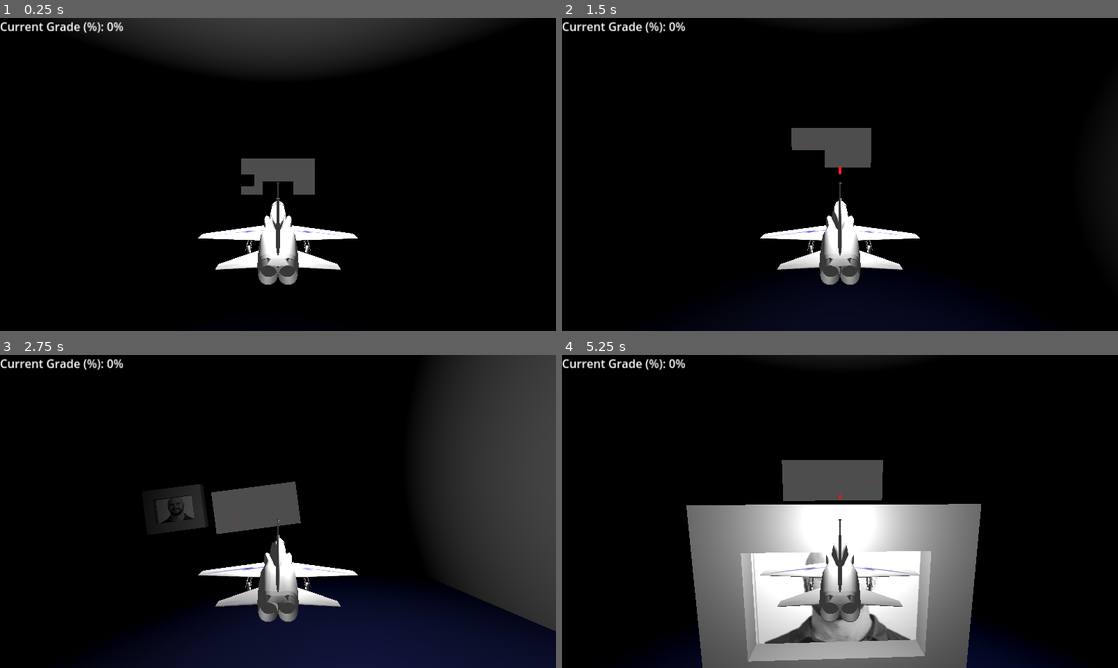
Above: before the commit, frames 1-4 (two rows, left to right).
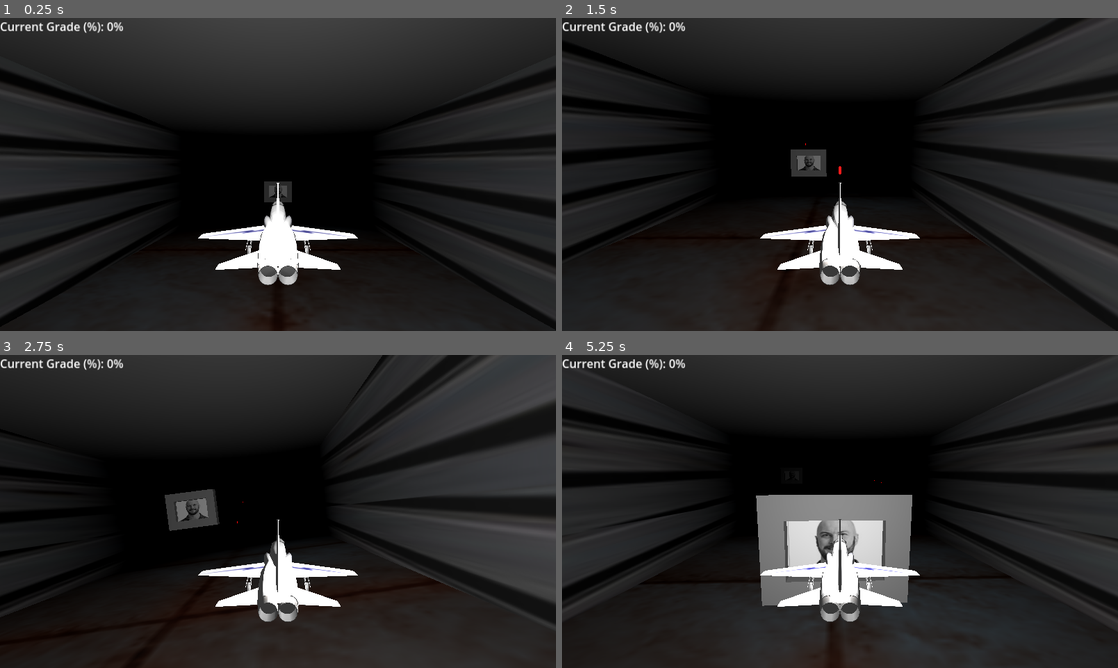
Above: after the commit, the same moments.

Repository: IanMillican/CS2053Project
Game: Godot game, scene res://jetRes/JetLvl.tscn
The game is run twice, just before and just after one commit, with the same random seed, the same clock (stepped at 60 frames per second) and the same inputs. This scene is started directly instead of the project's main scene.
Inputs:
- Up to frame 1 (0.25 s): no input
- Up to frame 2 (1.5 s): tap Enter at 0.5 s; hold Right (ui_right) 0.53-1.28 s; hold Space (shoot) 0.53-1.28 s; hold Down (ui_down) from 1.28 s (still down); tap Space (shoot) at 1.35 s
- Up to frame 3 (2.75 s): release Down (ui_down) at 2.03 s; hold Right (ui_right) from 2.03 s (still down); hold Space (shoot) from 2.03 s (still down)
- Up to frame 4 (5.25 s): release Right (ui_right) at 2.78 s; release Space (shoot) at 2.78 s; hold Up (ui_up) 2.78-3.53 s; tap Space (shoot) at 2.85, 4.35 s; hold Space (shoot) 3.53-4.28 s; hold Left (ui_left) 3.53-5.03 s; hold Down (ui_down) from 5.03 s (still down); hold Space (shoot) from 5.03 s (still down)

The runs differ from the first frame. In frame 1, 57% of the frame differs, in the area x 0-100%, y 0-100%; in frame 2, 61%; in frame 3, 53%; in frame 4, 76%.

Commit message:
Finished adding all mini-ians, extended the level, added music and sound fx, and added finish line

Diff:
--- a/cs2053-thegame/jetRes/JetLvl.tscn
+++ b/cs2053-thegame/jetRes/JetLvl.tscn
@@ -1,52 +1,121 @@
-[gd_scene load_steps=24 format=3 uid="uid://clfrjeeup7mqp"]
+[gd_scene load_steps=47 format=3 uid="uid://clfrjeeup7mqp"]
 
 [ext_resource type="PackedScene" uid="uid://bicqibepmprw5" path="res://jetRes/jet.tscn" id="1_7pk40"]
 [ext_resource type="Script" path="res://jetRes/jet_lvl.gd" id="1_bjplq"]
 [ext_resource type="Texture2D" uid="uid://dys3l260bx3oe" path="res://FinalBoss.png" id="3_0m0qx"]
 [ext_resource type="Script" path="res://jetRes/ians.gd" id="3_1ocu7"]
+[ext_resource type="Texture2D" uid="uid://uvj57fcdaknj" path="res://jetRes/camera_lens_casing.jpg" id="3_2l5mm"]
 [ext_resource type="PackedScene" uid="uid://bogignha6ra2e" path="res://jetRes/ian_mob.tscn" id="3_j21d8"]
+[ext_resource type="Texture2D" uid="uid://ct884bx3j5nv" path="res://jetRes/metal_plates.png" id="3_jkkgn"]
+[ext_resource type="AudioStream" uid="uid://c6b1dprlbwqu1" path="res://jetRes/The Nightclub.wav" id="4_fvjk7"]
 [ext_resource type="PackedScene" uid="uid://cfliitpkvov0w" path="res://jetRes/projectile.tscn" id="4_viloa"]
 [ext_resource type="Script" path="res://jetRes/big_ian.gd" id="6_u66xp"]
-
-[sub_resource type="FastNoiseLite" id="FastNoiseLite_y84jo"]
-noise_type = 2
-
-[sub_resource type="NoiseTexture2D" id="NoiseTexture2D_ye6ac"]
-noise = SubResource("FastNoiseLite_y84jo")
-
-[sub_resource type="StandardMaterial3D" id="StandardMaterial3D_5xqsd"]
-albedo_color = Color(0.156863, 0.305882, 1, 1)
-albedo_texture = SubResource("NoiseTexture2D_ye6ac")
+[ext_resource type="AudioStream" uid="uid://du8o0vk3mkw85" path="res://jetRes/348164__djfroyd__laser-one-shot-1.wav" id="10_8xbyr"]
+
+[sub_resource type="StandardMaterial3D" id="StandardMaterial3D_sglao"]
+albedo_texture = ExtResource("3_jkkgn")
+metallic = 0.53
+uv1_scale = Vector3(5, 5, 5)
 
 [sub_resource type="BoxMesh" id="BoxMesh_el3rj"]
-material = SubResource("StandardMaterial3D_5xqsd")
+material = SubResource("StandardMaterial3D_sglao")
 size = Vector3(500, 1, 500)
 
 [sub_resource type="BoxShape3D" id="BoxShape3D_ky1lw"]
 size = Vector3(500, 1, 500)
 
+[sub_resource type="BoxMesh" id="BoxMesh_y8t2g"]
+material = SubResource("StandardMaterial3D_sglao")
+size = Vector3(500, 1, 500)
+
+[sub_resource type="BoxShape3D" id="BoxShape3D_058xt"]
+size = Vector3(500, 1, 500)
+
+[sub_resource type="BoxMesh" id="BoxMesh_7p70o"]
+material = SubResource("StandardMaterial3D_sglao")
+size = Vector3(500, 1, 500)
+
+[sub_resource type="BoxShape3D" id="BoxShape3D_ybejd"]
+size = Vector3(500, 1, 500)
+
+[sub_resource type="StandardMaterial3D" id="StandardMaterial3D_7i5q4"]
+albedo_texture = ExtResource("3_2l5mm")
+metallic_specular = 0.72
+uv1_scale = Vector3(3, 3, 3)
+
 [sub_resource type="BoxMesh" id="BoxMesh_ufq2q"]
+lightmap_size_hint = Vector2i(2509, 3007)
+material = SubResource("StandardMaterial3D_7i5q4")
+uv2_padding = 2.49
 size = Vector3(1, 50, 500)
 
 [sub_resource type="BoxShape3D" id="BoxShape3D_fos72"]
 size = Vector3(1, 50, 500)
 
+[sub_resource type="BoxMesh" id="BoxMesh_qeh32"]
+lightmap_size_hint = Vector2i(2509, 3007)
+material = SubResource("StandardMaterial3D_7i5q4")
+uv2_padding = 2.49
+size = Vector3(1, 50, 500)
+
+[sub_resource type="BoxShape3D" id="BoxShape3D_w2jg8"]
+size = Vector3(1, 50, 500)
+
+[sub_resource type="BoxMesh" id="BoxMesh_s7r6q"]
+lightmap_size_hint = Vector2i(2509, 3007)
+material = SubResource("StandardMaterial3D_7i5q4")
+uv2_padding = 2.49
+size = Vector3(1, 50, 500)
+
+[sub_resource type="BoxShape3D" id="BoxShape3D_kjeln"]
+size = Vector3(1, 50, 500)
+
+[sub_resource type="StandardMaterial3D" id="StandardMaterial3D_7gv21"]
+albedo_texture = ExtResource("3_2l5mm")
+uv1_scale = Vector3(3, 3, 3)
+
 [sub_resource type="BoxMesh" id="BoxMesh_vq062"]
+material = SubResource("StandardMaterial3D_7gv21")
+flip_faces = true
 size = Vector3(1, 50, 500)
 
 [sub_resource type="BoxShape3D" id="BoxShape3D_ds8de"]
+size = Vector3(1, 50, 500)
+
+[sub_resource type="BoxMesh" id="BoxMesh_c5yec"]
+material = SubResource("StandardMaterial3D_7gv21")
+flip_faces = true
+size = Vector3(1, 50, 500)
+
+[sub_resource type="BoxShape3D" id="BoxShape3D_t7p2a"]
 size = Vector3(1, 50, 500)
 
 [sub_resource type="BoxMesh" id="BoxMesh_vupek"]
 size = Vector3(100, 1, 500)
 
 [sub_resource type="BoxShape3D" id="BoxShape3D_y2s65"]
-size = Vector3(100, 1, 100)
+size = Vector3(100, 1, 500)
+
+[sub_resource type="BoxMesh" id="BoxMesh_5736a"]
+size = Vector3(100, 1, 500)
+
+[sub_resource type="BoxShape3D" id="BoxShape3D_jxrn2"]
+size = Vector3(100, 1, 500)
 
 [sub_resource type="BoxMesh" id="BoxMesh_y2t7l"]
 size = Vector3(1, 50, 100)
 
 [sub_resource type="BoxShape3D" id="BoxShape3D_bkolf"]
+size = Vector3(1, 50, 100)
+
+[sub_resource type="StandardMaterial3D" id="StandardMaterial3D_w2m5r"]
+albedo_color = Color(0, 0, 0, 1)
+
+[sub_resource type="BoxMesh" id="BoxMesh_vianb"]
+material = SubResource("StandardMaterial3D_w2m5r")
+size = Vector3(1, 50, 100)
+
+[sub_resource type="BoxShape3D" id="BoxShape3D_4m8w7"]
 size = Vector3(1, 50, 100)
 
 [sub_resource type="StandardMaterial3D" id="StandardMaterial3D_276qg"]
@@ -59,11 +128,27 @@
 [sub_resource type="BoxShape3D" id="BoxShape3D_2qskh"]
 size = Vector3(50, 25, 1)
 
+[sub_resource type="Environment" id="Environment_mr3xa"]
+ambient_light_source = 2
+ambient_light_energy = 0.0
+
+[sub_resource type="StandardMaterial3D" id="StandardMaterial3D_23ot8"]
+transparency = 1
+blend_mode = 1
+albedo_color = Color(0.00392157, 1, 0, 1)
+
+[sub_resource type="BoxMesh" id="BoxMesh_s0j5t"]
+material = SubResource("StandardMaterial3D_23ot8")
+size = Vector3(100, 50, 5)
+
+[sub_resource type="BoxShape3D" id="BoxShape3D_fjpul"]
+size = Vector3(100, 50, 5)
+
 [node name="JetLvl" type="Node3D"]
 script = ExtResource("1_bjplq")
 
 [node name="Jet" parent="." groups=["jet"] instance=ExtResource("1_7pk40")]
-transform = Transform3D(1, 0, 0, 0, 1, 0, 0, 0, 1, 0, 27.0368, -25)
+transform = Transform3D(1, 0, 0, 0, 1, 0, 0, 0, 1, 0, 27.0368, -174.249)
 
 [node name="FrontCamera" type="Camera3D" parent="Jet"]
 transform = Transform3D(-1, 0, -8.74228e-08, 0, 1, 0, 8.74228e-08, 0, -1, 0, 1.16089, -5.6069)
@@ -72,39 +157,99 @@
 [node name="BackCamera" type="Camera3D" parent="Jet"]
 transform = Transform3D(1, 0, 0, 0, 1, 0, 0, 0, 1, 0, 1.16089, 6.82294)
 
-[node name="Ground" type="StaticBody3D" parent="." groups=["ground"]]
-
-[node name="MeshInstance3D" type="MeshInstance3D" parent="Ground"]
+[node name="ShootSound" type="AudioStreamPlayer3D" parent="Jet"]
+transform = Transform3D(1, 0, 0, 0, 1, 0, 0, 0, 1, 0, -27.0368, 25)
+stream = ExtResource("10_8xbyr")
+
+[node name="GameMusic" type="AudioStreamPlayer3D" parent="Jet"]
+stream = ExtResource("4_fvjk7")
+volume_db = -15.0
+
+[node name="Grounds" type="Node3D" parent="."]
+
+[node name="Ground1" type="StaticBody3D" parent="Grounds" groups=["ground"]]
+
+[node name="MeshInstance3D" type="MeshInstance3D" parent="Grounds/Ground1"]
 mesh = SubResource("BoxMesh_el3rj")
 
-[node name="CollisionShape3D" type="CollisionShape3D" parent="Ground"]
+[node name="CollisionShape3D" type="CollisionShape3D" parent="Grounds/Ground1"]
 shape = SubResource("BoxShape3D_ky1lw")
 
+[node name="Ground2" type="StaticBody3D" parent="Grounds" groups=["ground"]]
+transform = Transform3D(1, 0, 0, 0, 1, 0, 0, 0, 1, 0, 0, 500)
+
+[node name="MeshInstance3D" type="MeshInstance3D" parent="Grounds/Ground2"]
+mesh = SubResource("BoxMesh_y8t2g")
+
+[node name="CollisionShape3D" type="CollisionShape3D" parent="Grounds/Ground2"]
+shape = SubResource("BoxShape3D_058xt")
+
+[node name="Ground3" type="StaticBody3D" parent="Grounds" groups=["ground"]]
+transform = Transform3D(1, 0, 0, 0, 1, 0, 0, 0, 1, 0, 0, 1000)
+
+[node name="MeshInstance3D" type="MeshInstance3D" parent="Grounds/Ground3"]
+mesh = SubResource("BoxMesh_7p70o")
+
+[node name="CollisionShape3D" type="CollisionShape3D" parent="Grounds/Ground3"]
+shape = SubResource("BoxShape3D_ybejd")
+
 [node name="RightSideWalls" type="Node3D" parent="."]
 
 [node name="Wall1" type="StaticBody3D" parent="RightSideWalls" groups=["walls"]]
-transform = Transform3D(1, 0, 0, 0, 1, 0, 0, 0, 1, -50, 5.434, 0)
+transform = Transform3D(1, 0, 0, 0, 1, 0, 0, 0, 1, -50, 25, 0)
 
 [node name="MeshInstance3D" type="MeshInstance3D" parent="RightSideWalls/Wall1"]
-transform = Transform3D(1, 0, 0, 0, 1, 0, 0, 0, 1, 0, 20, 0)
 mesh = SubResource("BoxMesh_ufq2q")
 
 [node name="CollisionShape3D" type="CollisionShape3D" parent="RightSideWalls/Wall1"]
-transform = Transform3D(1, 0, 0, 0, 1, 0, 0, 0, 1, 0, 20, 0)
 shape = SubResource("BoxShape3D_fos72")
 
+[node name="Wall2" type="StaticBody3D" parent="RightSideWalls" groups=["walls"]]
+transform = Transform3D(1, 0, 0, 0, 1, 0, 0, 0, 1, -50, 25, 500)
+
+[node name="MeshInstance3D" type="MeshInstance3D" parent="RightSideWalls/Wall2"]
+mesh = SubResource("BoxMesh_qeh32")
+
+[node name="CollisionShape3D" type="CollisionShape3D" parent="RightSideWalls/Wall2"]
+shape = SubResource("BoxShape3D_w2jg8")
+
+[node name="Wall3" type="StaticBody3D" parent="RightSideWalls" groups=["walls"]]
+transform = Transform3D(1, 0, 0, 0, 1, 0, 0, 0, 1, -50, 25, 1000)
+
+[node name="MeshInstance3D" type="MeshInstance3D" parent="RightSideWalls/Wall3"]
+mesh = SubResource("BoxMesh_s7r6q")
+
+[node name="CollisionShape3D" type="CollisionShape3D" parent="RightSideWalls/Wall3"]
+shape = SubResource("BoxShape3D_kjeln")
+
 [node name="LeftSideWalls" type="Node3D" parent="."]
 
 [node name="Wall1" type="StaticBody3D" parent="LeftSideWalls" groups=["walls"]]
-transform = Transform3D(1, 0, 0, 0, 1, 0, 0, 0, 1, 50, 5.434, 0)
+transform = Transform3D(1, 0, 0, 0, 1, 0, 0, 0, 1, 50, 25, 0)
 
 [node name="MeshInstance3D" type="MeshInstance3D" parent="LeftSideWalls/Wall1"]
-transform = Transform3D(1, 0, 0, 0, 1, 0, 0, 0, 1, 0, 20, 0)
 mesh = SubResource("BoxMesh_vq062")
 
 [node name="CollisionShape3D" type="CollisionShape3D" parent="LeftSideWalls/Wall1"]
-transform = Transform3D(1, 0, 0, 0, 1, 0, 0, 0, 1, 0, 20, 0)
 shape = SubResource("BoxShape3D_ds8de")
+
+[node name="Wall2" type="StaticBody3D" parent="LeftSideWalls" groups=["walls"]]
+transform = Transform3D(1, 0, 0, 0, 1, 0, 0, 0, 1, 50, 25, 500)
+
+[node name="MeshInstance3D" type="MeshInstance3D" parent="LeftSideWalls/Wall2"]
+mesh = SubResource("BoxMesh_c5yec")
+
+[node name="CollisionShape3D" type="CollisionShape3D" parent="LeftSideWalls/Wall2"]
+shape = SubResource("BoxShape3D_t7p2a")
+
+[node name="Wall3" type="StaticBody3D" parent="LeftSideWalls" groups=["walls"]]
+transform = Transform3D(1, 0, 0, 0, 1, 0, 0, 0, 1, 50, 25, 1000)
+
+[node name="MeshInstance3D" type="MeshInstance3D" parent="LeftSideWalls/Wall3"]
+mesh = SubResource("BoxMesh_c5yec")
+
+[node name="CollisionShape3D" type="CollisionShape3D" parent="LeftSideWalls/Wall3"]
+shape = SubResource("BoxShape3D_t7p2a")
 
 [node name="Ceiling" type="Node3D" parent="."]
 
@@ -117,27 +262,76 @@
 [node name="CollisionShape3D" type="CollisionShape3D" parent="Ceiling/Ceiling1"]
 shape = SubResource("BoxShape3D_y2s65")
 
+[node name="Ceiling2" type="StaticBody3D" parent="Ceiling"]
+transform = Transform3D(1, 0, 0, 0, 1, 0, 0, 0, 1, 0, 50, 500)
+
+[node name="MeshInstance3D" type="MeshInstance3D" parent="Ceiling/Ceiling2"]
+mesh = SubResource("BoxMesh_5736a")
+
+[node name="CollisionShape3D" type="CollisionShape3D" parent="Ceiling/Ceiling2"]
+shape = SubResource("BoxShape3D_jxrn2")
+
+[node name="Ceiling3" type="StaticBody3D" parent="Ceiling"]
+transform = Transform3D(1, 0, 0, 0, 1, 0, 0, 0, 1, 0, 50, 1000)
+
+[node name="MeshInstance3D" type="MeshInstance3D" parent="Ceiling/Ceiling3"]
+mesh = SubResource("BoxMesh_5736a")
+
+[node name="CollisionShape3D" type="CollisionShape3D" parent="Ceiling/Ceiling3"]
+shape = SubResource("BoxShape3D_jxrn2")
+
 [node name="BackWall" type="Node3D" parent="."]
 
 [node name="Wall1" type="StaticBody3D" parent="BackWall" groups=["walls"]]
-transform = Transform3D(-4.37114e-08, 0, 1, 0, 1, 0, -1, 0, -4.37114e-08, 0, 5.434, -50)
+transform = Transform3D(-4.37114e-08, 0, 1, 0, 1, 0, -1, 0, -4.37114e-08, 0, 25, -244.766)
 
 [node name="MeshInstance3D" type="MeshInstance3D" parent="BackWall/Wall1"]
-transform = Transform3D(1, 0, 0, 0, 1, 0, 0, 0, 1, 0, 20, 0)
 mesh = SubResource("BoxMesh_y2t7l")
 
 [node name="CollisionShape3D" type="CollisionShape3D" parent="BackWall/Wall1"]
-transform = Transform3D(1, 0, 0, 0, 1, 0, 0, 0, 1, 0, 20, 0)
 shape = SubResource("BoxShape3D_bkolf")
+
+[node name="Wall2" type="StaticBody3D" parent="BackWall" groups=["walls"]]
+transform = Transform3D(-4.37114e-08, 0, 1, 0, 1, 0, -1, 0, -4.37114e-08, 0, 25, 865.304)
+
+[node name="MeshInstance3D" type="MeshInstance3D" parent="BackWall/Wall2"]
+mesh = SubResource("BoxMesh_vianb")
+
+[node name="CollisionShape3D" type="CollisionShape3D" parent="BackWall/Wall2"]
+shape = SubResource("BoxShape3D_4m8w7")
 
 [node name="Ians" type="Node3D" parent="."]
 script = ExtResource("3_1ocu7")
 
 [node name="IanMob" parent="Ians" instance=ExtResource("3_j21d8")]
-transform = Transform3D(2, 0, 0, 0, 2, 0, 0, 0, 2, 0, 19.783, 54.912)
+transform = Transform3D(2, 0, 0, 0, 2, 0, 0, 0, 2, 0, 19.783, -85.5084)
 
 [node name="IanMob2" parent="Ians" instance=ExtResource("3_j21d8")]
-transform = Transform3D(2, 0, 0, 0, 2, 0, 0, 0, 2, 23.1995, 22.8999, 130.883)
+transform = Transform3D(2, 0, 0, 0, 2, 0, 0, 0, 2, 23.1995, 29.7823, 15.447)
+
+[node name="IanMob3" parent="Ians" instance=ExtResource("3_j21d8")]
+transform = Transform3D(2, 0, 0, 0, 2, 0, 0, 0, 2, -28.6116, 11.3795, 108.657)
+
+[node name="IanMob4" parent="Ians" instance=ExtResource("3_j21d8")]
+transform = Transform3D(2, 0, 0, 0, 2, 0, 0, 0, 2, 0, 23.0161, 186.92)
+
+[node name="IanMob5" parent="Ians" instance=ExtResource("3_j21d8")]
+transform = Transform3D(2, 0, 0, 0, 2, 0, 0, 0, 2, 30.275, 23.0161, 278.003)
+
+[node name="IanMob6" parent="Ians" instance=ExtResource("3_j21d8")]
+transform = Transform3D(2, 0, 0, 0, 2, 0, 0, 0, 2, 0.432993, 22.6594, 356.484)
+
+[node name="IanMob7" parent="Ians" instance=ExtResource("3_j21d8")]
+transform = Transform3D(2, 0, 0, 0, 2, 0, 0, 0, 2, -17.4477, 22.6594, 450.124)
+
+[node name="IanMob8" parent="Ians" instance=ExtResource("3_j21d8")]
+transform = Transform3D(2, 0, 0, 0, 2, 0, 0, 0, 2, 12.9308, 22.6594, 539.119)
+
+[node name="IanMob9" parent="Ians" instance=ExtResource("3_j21d8")]
+transform = Transform3D(2, 0, 0, 0, 2, 0, 0, 0, 2, 17.2331, 23.7709, 638.24)
+
+[node name="IanMob10" parent="Ians" instance=ExtResource("3_j21d8")]
+transform = Transform3D(2, 0, 0, 0, 2, 0, 0, 0, 2, 6.10844, 23.7709, 734.836)
 
 [node name="Projectile" parent="." groups=["projectiles"] instance=ExtResource("4_viloa")]
 transform = Transform3D(1, 0, 0, 0, -4.37114e-08, -1, 0, 1, -4.37114e-08, 0, -35.6398, 0)
@@ -156,7 +350,7 @@
 text = "Current Grade (%): 0%"
 
 [node name="BigIan" type="Area3D" parent="."]
-transform = Transform3D(1, 0, 0, 0, 1, 0, 0, 0, 1, 0, 23.5245, -47.0856)
+transform = Transform3D(1, 0, 0, 0, 1, 0, 0, 0, 1, 0, 23.5245, -228.39)
 script = ExtResource("6_u66xp")
 
 [node name="MeshInstance3D" type="MeshInstance3D" parent="BigIan"]
@@ -165,9 +359,38 @@
 
 [node name="CollisionShape3D" type="CollisionShape3D" parent="BigIan"]
 shape = SubResource("BoxShape3D_2qskh")
+
+[node name="WorldEnvironment" type="WorldEnvironment" parent="."]
+environment = SubResource("Environment_mr3xa")
+
+[node name="GoalZone" type="Area3D" parent="."]
+transform = Transform3D(1, 0, 0, 0, 1, 0, 0, 0, 1, 0, 25, 828.705)
+
+[node name="MeshInstance3D" type="MeshInstance3D" parent="GoalZone"]
+mesh = SubResource("BoxMesh_s0j5t")
+
+[node name="CollisionShape3D" type="CollisionShape3D" parent="GoalZone"]
+shape = SubResource("BoxShape3D_fjpul")
 
 [connection signal="shootProjectile" from="Jet" to="." method="_on_jet_shoot_projectile"]
 [connection signal="hitGoal" from="Ians/IanMob" to="." method="_on_ian_mob_hit_goal"]
 [connection signal="hitJet" from="Ians/IanMob" to="." method="_on_ian_mob_hit_jet"]
 [connection signal="hitGoal" from="Ians/IanMob2" to="." method="_on_ian_mob_hit_goal"]
 [connection signal="hitJet" from="Ians/IanMob2" to="." method="_on_ian_mob_hit_jet"]
+[connection signal="hitGoal" from="Ians/IanMob3" to="." method="_on_ian_mob_hit_goal"]
+[connection signal="hitJet" from="Ians/IanMob3" to="." method="_on_ian_mob_hit_jet"]
+[connection signal="hitGoal" from="Ians/IanMob4" to="." method="_on_ian_mob_hit_goal"]
+[connection signal="hitJet" from="Ians/IanMob4" to="." method="_on_ian_mob_hit_jet"]
+[connection signal="hitGoal" from="Ians/IanMob5" to="." method="_on_ian_mob_hit_goal"]
+[connection signal="hitJet" from="Ians/IanMob5" to="." method="_on_ian_mob_hit_jet"]
+[connection signal="hitGoal" from="Ians/IanMob6" to="." method="_on_ian_mob_hit_goal"]
+[connection signal="hitJet" from="Ians/IanMob6" to="." method="_on_ian_mob_hit_jet"]
+[connection signal="hitGoal" from="Ians/IanMob7" to="." method="_on_ian_mob_hit_goal"]
+[connection signal="hitJet" from="Ians/IanMob7" to="." method="_on_ian_mob_hit_jet"]
+[connection signal="hitGoal" from="Ians/IanMob8" to="." method="_on_ian_mob_hit_goal"]
+[connection signal="hitJet" from="Ians/IanMob8" to="." method="_on_ian_mob_hit_jet"]
+[connection signal="hitGoal" from="Ians/IanMob9" to="." method="_on_ian_mob_hit_goal"]
+[connection signal="hitJet" from="Ians/IanMob9" to="." method="_on_ian_mob_hit_jet"]
+[connection signal="hitGoal" from="Ians/IanMob10" to="." method="_on_ian_mob_hit_goal"]
+[connection signal="hitJet" from="Ians/IanMob10" to="." method="_on_ian_mob_hit_jet"]
+[connection signal="body_entered" from="GoalZone" to="." method="_on_goal_zone_body_entered"]
--- a/cs2053-thegame/jetRes/ian_mob.gd
+++ b/cs2053-thegame/jetRes/ian_mob.gd
@@ -28,6 +28,7 @@
 	if area.is_in_group("projectiles"):
 		print("hit")
 		area.queue_free()
+		$LaserHit.play()
 		health -= 1
 
 
--- a/cs2053-thegame/jetRes/ian_mob.tscn
+++ b/cs2053-thegame/jetRes/ian_mob.tscn
@@ -1,8 +1,9 @@
-[gd_scene load_steps=7 format=3 uid="uid://bogignha6ra2e"]
+[gd_scene load_steps=8 format=3 uid="uid://bogignha6ra2e"]
 
 [ext_resource type="Script" path="res://jetRes/ian_mob.gd" id="1_1b8jg"]
 [ext_resource type="Texture2D" uid="uid://dys3l260bx3oe" path="res://FinalBoss.png" id="1_ojxmy"]
 [ext_resource type="PackedScene" uid="uid://c4qhvgp6tgqgu" path="res://jetRes/obstacle.tscn" id="3_nkdbd"]
+[ext_resource type="AudioStream" uid="uid://cdji6junou8re" path="res://jetRes/234082__211redman112__lasgun-impact.ogg" id="4_j640o"]
 
 [sub_resource type="StandardMaterial3D" id="StandardMaterial3D_sfbki"]
 albedo_texture = ExtResource("1_ojxmy")
@@ -11,7 +12,7 @@
 material = SubResource("StandardMaterial3D_sfbki")
 
 [sub_resource type="BoxShape3D" id="BoxShape3D_86h3v"]
-size = Vector3(2, 0.290112, 2)
+size = Vector3(2, 0.290112, 1.25865)
 
 [node name="IanMob" type="Node3D"]
 script = ExtResource("1_1b8jg")
@@ -23,11 +24,15 @@
 mesh = SubResource("PlaneMesh_so4bj")
 
 [node name="CollisionShape3D" type="CollisionShape3D" parent="IanMobArea"]
-transform = Transform3D(1, 0, 0, 0, 1, 0, 0, 0, 1, 0, 0.0950562, 0)
+transform = Transform3D(1, 0, 0, 0, 1, 0, 0, 0, 1, 0, 0.0950562, -0.084816)
 shape = SubResource("BoxShape3D_86h3v")
 
 [node name="Obstacle" parent="." instance=ExtResource("3_nkdbd")]
 
+[node name="LaserHit" type="AudioStreamPlayer3D" parent="."]
+stream = ExtResource("4_j640o")
+volume_db = -5.0
+
 [connection signal="area_entered" from="IanMobArea" to="." method="_on_area_entered"]
 [connection signal="body_entered" from="IanMobArea" to="." method="_on_body_entered"]
 [connection signal="hitGoal" from="Obstacle" to="." method="_on_obstacle_hit_goal"]
--- a/cs2053-thegame/jetRes/ians.gd
+++ b/cs2053-thegame/jetRes/ians.gd
@@ -2,14 +2,44 @@
 
 var speed: float = 5.0
 
-var direction = 1
+var direction4 = 1
+var direction5 = -1
+var direction6 = 1
+var direction7 = 1
+var direction8 = -1
+var direction9 = 1
+var direction101 = 1
+var direction102 = 1
 
-var maxLeft = 38.919
-var maxRight = -38.919
+var maxLeftX = 38.919
+var maxRightX = -38.919
+
+var maxUpY = 41.819
+var maxDownY = 5.369
 
 func _process(delta: float) -> void:
 
-
-	$IanMob2.position.x += speed * direction * delta
-	if $IanMob2.position.x > maxLeft or $IanMob2.position.x < maxRight:
-		direction *= -1
+	$IanMob4.position.x += speed * direction4 * delta
+	if $IanMob4.position.x > maxLeftX or $IanMob4.position.x < maxRightX:
+		direction4 *= -1
+	$IanMob5.position.x += speed * direction5 * delta
+	if $IanMob5.position.x > maxLeftX or $IanMob5.position.x < maxRightX:
+		direction5 *= -1
+	$IanMob6.position.y += speed * direction6 * delta
+	if $IanMob6.position.y > maxUpY or $IanMob6.position.y < maxDownY:
+		direction6 *= -1
+	$IanMob7.position.x += speed * direction7 * delta
+	if $IanMob7.position.x > maxLeftX or $IanMob7.position.x < maxRightX:
+		direction7 *= -1
+	$IanMob8.position.x += speed * direction8 * delta
+	if $IanMob8.position.x > maxLeftX or $IanMob8.position.x < maxRightX:
+		direction8 *= -1
+	$IanMob9.position.y += speed * direction9 * delta
+	if $IanMob9.position.y > maxUpY or $IanMob9.position.y < maxDownY:
+		direction9 *= -1
+	$IanMob10.position.y += speed * direction101 * delta
+	if $IanMob10.position.y > maxUpY or $IanMob10.position.y < maxDownY:
+		direction101 *= -1
+	$IanMob10.position.x += speed * direction102 * delta
+	if $IanMob10.position.x > maxLeftX or $IanMob10.position.x < maxRightX:
+		direction102 *= -1
--- a/cs2053-thegame/jetRes/jet.gd
+++ b/cs2053-thegame/jetRes/jet.gd
@@ -64,7 +64,8 @@
 	if Input.is_action_just_released("ui_down"):
 		transform = transform.rotated_local(Vector3.LEFT, -25)
 		isRotatedDown = false
-
+	if not Input.is_anything_pressed():
+		rotation = Vector3(0, 0, 0)
 
 	if vel != Vector3.ZERO:
 		vel= vel.normalized() * speed
--- a/cs2053-thegame/jetRes/jet.tscn
+++ b/cs2053-thegame/jetRes/jet.tscn
@@ -13,7 +13,7 @@
 size = Vector3(0.947693, 3.55537, 0.129135)
 
 [sub_resource type="BoxShape3D" id="BoxShape3D_bcw86"]
-size = Vector3(0.891415, 0.683704, 1.33878)
+size = Vector3(0.891415, 0.683704, 0.741922)
 
 [sub_resource type="BoxShape3D" id="BoxShape3D_hi8na"]
 size = Vector3(0.57051, 1.88164, 0.0558362)
@@ -85,8 +85,7 @@
 shape = SubResource("BoxShape3D_v7ci5")
 
 [node name="TailCollision" type="CollisionShape3D" parent="."]
-transform = Transform3D(-4.37114e-08, 1, -4.37114e-08, 0, -4.37114e-08, -1, -1, -4.37114e-08, 1.91069e-15, 0.0179684, 0.356249, -2.26193)
-visible = false
+transform = Transform3D(-4.37114e-08, 1, -4.37114e-08, 0, -4.37114e-08, -1, -1, -4.37114e-08, 1.91069e-15, 0.0179684, 0.0578198, -2.26193)
 shape = SubResource("BoxShape3D_bcw86")
 
 [node name="TailWingCollision" type="CollisionShape3D" parent="."]
@@ -113,7 +112,7 @@
 transform = Transform3D(1, 0, 0, 0, 1, 0, 0, 0, 1, 0, -0.988398, 2.63452)
 light_energy = 10.025
 light_size = 0.394
-omni_range = 50.0
+omni_range = 125.992
 
 [connection signal="body_entered" from="CollisionArea" to="." method="_on_collision_area_body_entered"]
 [connection signal="body_exited" from="CollisionArea" to="." method="_on_collision_area_body_exited"]
--- a/cs2053-thegame/jetRes/jet_lvl.gd
+++ b/cs2053-thegame/jetRes/jet_lvl.gd
@@ -10,11 +10,12 @@
 
 func _ready() -> void:
 	#ProjectileScene.set_meta("projectile", true)
-	pass
+	$Jet/GameMusic.play()
 
 func _process(delta: float) -> void:
 	if Input.is_action_just_pressed("shoot") and can_shoot:
 		print("Shot")
+		$Jet/ShootSound.play()
 		projectile_instance = ProjectileScene.instantiate()
 		get_tree().current_scene.add_child(projectile_instance)
 		jet_position = $Jet.position
@@ -61,3 +62,8 @@
 func _on_ian_mob_hit_goal() -> void:
 	print("Hit goal")
 	grade_score += 10
+
+
+func _on_goal_zone_body_entered(body: Node3D) -> void:
+	if body.is_in_group("jet"):
+		get_tree().quit()
--- a/cs2053-thegame/jetRes/obstacle.gd
+++ b/cs2053-thegame/jetRes/obstacle.gd
@@ -6,3 +6,10 @@
 	if body.is_in_group("jet") and $Area3D:
 		hitGoal.emit()
 		$Area3D.queue_free()
+
+
+func _on_walls_area_entered(area: Area3D) -> void:
+	print(area.name)
+	if area.is_in_group("projectiles"):
+		print("BGGF")
+		area.queue_free()
--- a/cs2053-thegame/jetRes/projectile.gd
+++ b/cs2053-thegame/jetRes/projectile.gd
@@ -13,3 +13,9 @@
 func set_movement(positionIn: Vector3, directionIn: Vector3) -> void:
 	position = positionIn
 	rotation = directionIn
+
+
+func _on_body_entered(body: Node3D) -> void:
+	print(body.name)
+	if not (body.is_in_group("jet")):
+		queue_free()
--- a/cs2053-thegame/jetRes/projectile.tscn
+++ b/cs2053-thegame/jetRes/projectile.tscn
@@ -27,3 +27,5 @@
 
 [node name="CollisionShape3D" type="CollisionShape3D" parent="."]
 shape = SubResource("CapsuleShape3D_p8idd")
+
+[connection signal="body_entered" from="." to="." method="_on_body_entered"]
Not shown, added: cs2053-thegame/jetRes/234082__211redman112__lasgun-impact.ogg.import
Not shown, added: cs2053-thegame/jetRes/348164__djfroyd__laser-one-shot-1.wav.import
Not shown, added: cs2053-thegame/jetRes/The Nightclub.wav.import
Binary file added: cs2053-thegame/jetRes/camera_lens_casing.jpg
Not shown, added: cs2053-thegame/jetRes/camera_lens_casing.jpg.import
Binary file added: cs2053-thegame/jetRes/metal_plates.png
Not shown, added: cs2053-thegame/jetRes/metal_plates.png.import
Not shown, added: cs2053-thegame/jetRes/234082__211redman112__lasgun-impact.ogg
Not shown, added: cs2053-thegame/jetRes/348164__djfroyd__laser-one-shot-1.wav
Not shown, added: cs2053-thegame/jetRes/The Nightclub.wav
